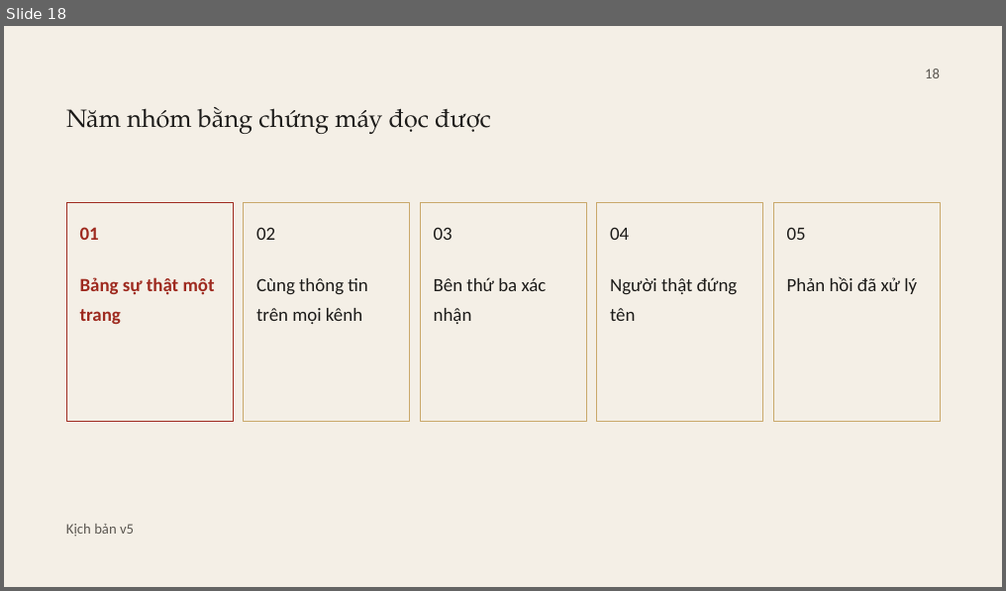
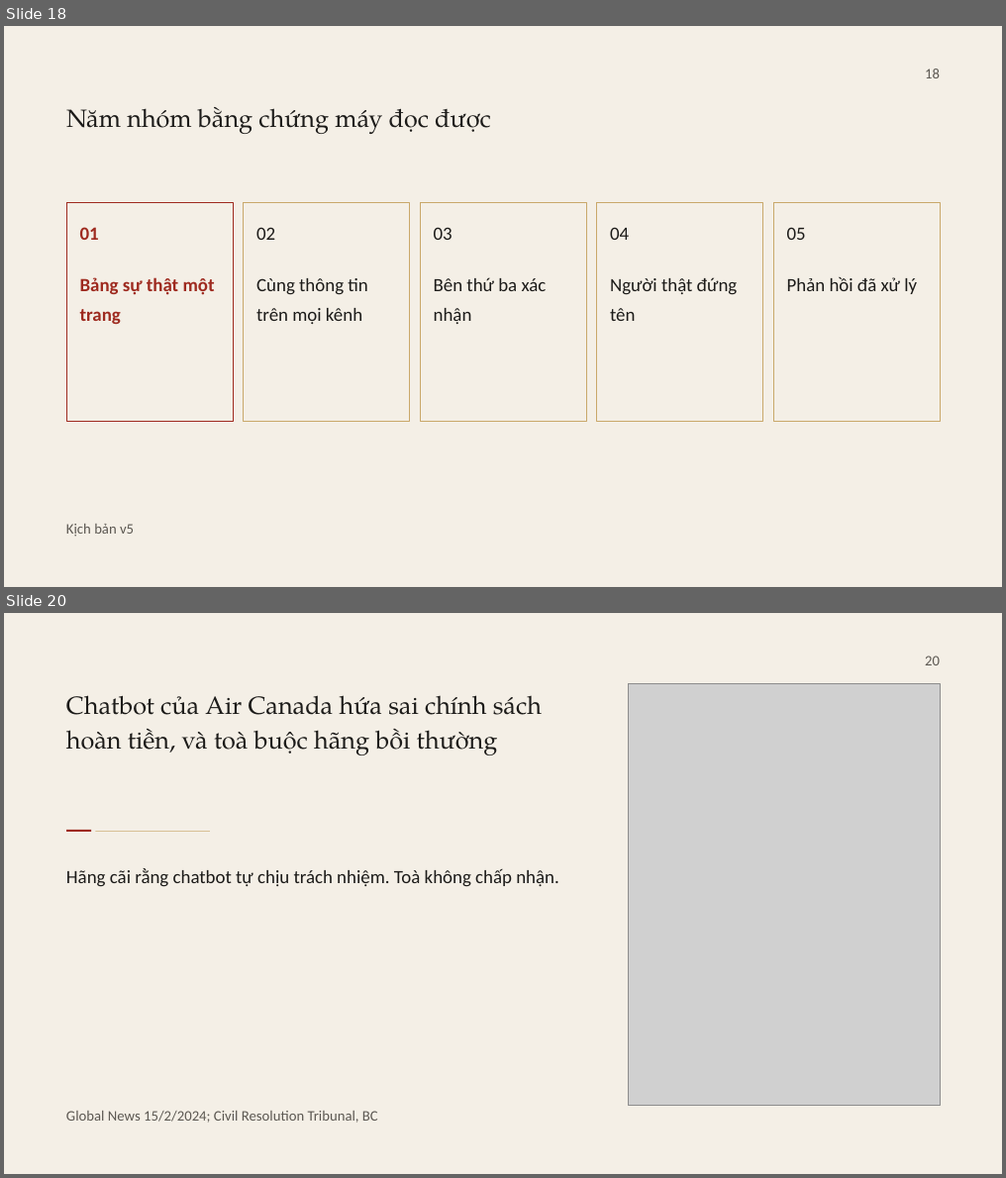
Before and after one commit to fyzdfyzd/linhx-engine, a slide deck: viec/lab130-slide-nhieu-vong/thiet-ke/v8/CSMO26_T21_v8.pptx. Shown one above the other, each under a label of ours: slide 18 before the commit, slides 18 and 20 after it; the slides between them are not shown. The pictures are 1006x591 and 1006x1178 pixels, drawn with LibreOffice and Linux fonts; fonts in the diff are those of the drawing; grey boxes stand for pictures. Boxes give left, top, right and bottom in pixels: in the first picture for what was removed or moved away, otherwise in the second. Text is boxed around its words. In the diff, an @@ line names an element or a change of style, - is before the commit and + after.

Commit message:
LAB130 v8: dựng đợt 4 (slide 19-21)

```diff
--- a/viec/lab130-slide-nhieu-vong/thiet-ke/v8/CSMO26_T21_v8.pptx
+++ b/viec/lab130-slide-nhieu-vong/thiet-ke/v8/CSMO26_T21_v8.pptx
@@ slide 20 added at (4, 613, 1002, 1174), background #F4EFE6 @@
@@ text added at (925, 656, 940, 665), 14 pt, text #5C5852 @@
+20
@@ text added at (66, 695, 542, 756), 24 pt, text #1C1B19 @@
+Chatbot của Air Canada hứa sai chính sách hoàn tiền, và toà buộc hãng bồi thường
@@ picture added at (628, 683, 940, 1106) @@
@@ rectangle added at (66, 830, 91, 833), fill #9E2A1F @@
@@ rectangle added at (95, 832, 210, 833), fill #C9A86A @@
@@ text added at (66, 868, 559, 887), 18 pt, text #1C1B19 @@
+Hãng cãi rằng chatbot tự chịu trách nhiệm. Toà không chấp nhận.
@@ text added at (66, 1111, 378, 1123), 14 pt, text #5C5852 @@
+Global News 15/2/2024; Civil Resolution Tribunal, BC
```
Also in this commit, not shown: 2 other slides added, 12 other files.
